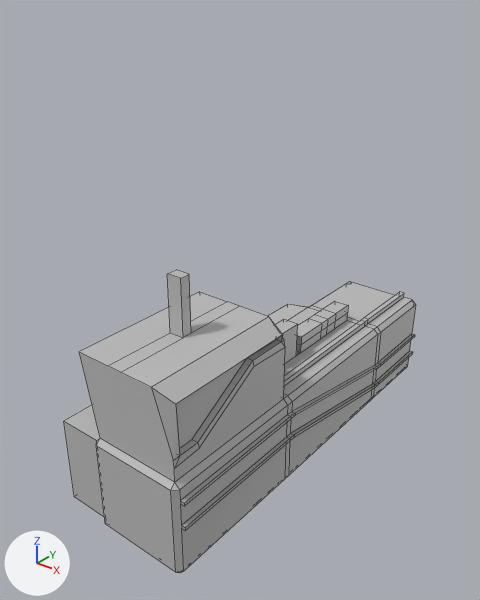
Before and after pictures for a commit that changed the FBX model Assets/Visual/Buildings/Models/Building4.fbx.
Both versions are drawn from a 50 mm camera at (0.0338, -0.0696, 0.0465) aimed at (-0.0037, -0.0227, 0.0174). Every picture has the same lights, and +X, +Y and +Z are marked at lower left. Mesh edges are drawn as thin lines. Where no turn or scale is listed for an object, it has been applied to the vertices.

The scene before the commit, as lines of its bpy script (objects in view):
```python
me_mesh = bpy.data.meshes.new('Mesh')
me_mesh.from_pydata(...)  # 229 vertices, 206 faces; spans x -0.0103..0.0047, y -0.0409..0.0035, z 0.0002..0.0241
me_mesh.materials.append(mat_lambert1)  # grey #bcbcbc
ob_pcube1 = bpy.data.objects.new('pCube1', me_mesh)
ob_pcube1.location = (0.0, 0.0, 0.0)
```
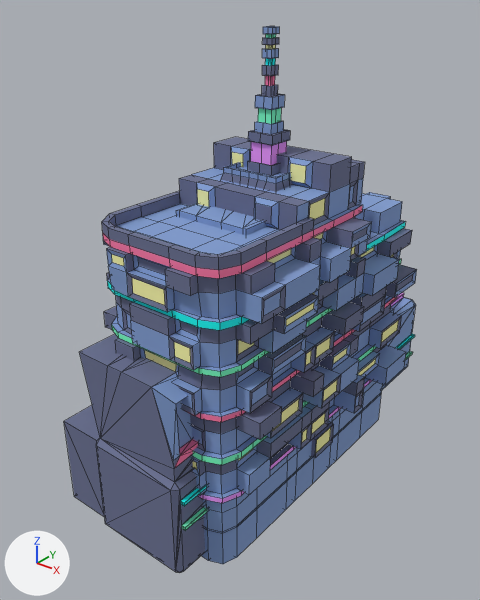
The newer file is also rescaled (x203.4), turned or shifted as a whole; pictures and numbers use the older file's frame.

Edits to the bpy script that builds the scene:
```text
Add mat_material__129:
    mat_material__129 = principled_material('Material #129')
    mat_material__129.base_color = (0.141, 0.161, 0.282)  # blue #697091
    mat_material__129.roughness = 0.859
Change me_mesh:
    remove me_mesh.from_pydata(...)  # 229 vertices, 206 faces; spans x -0.0103..0.0047, y -0.0409..0.0035, z 0.0002..0.0241
    add me_mesh.from_pydata(...)  # 229 vertices, 454 faces; spans x -0.0103..0.0047, y -0.0409..0.0035, z 0.0002..0.0241
    me_mesh part 1: 11 faces spanning x -0.0057..0.0043, y -0.0409..0.0029, z 0.0002..0.0124 switch from mat_lambert1 (grey #bcbcbc) to mat_material__129 (blue #697091)
    add me_mesh.materials.append(mat_material__132)  # blue #819dd1
    add me_mesh.materials.append(mat_material__133)  # cyan #00fffb
    add me_mesh.materials.append(mat_material__128)  # beige #fefcad
    add me_mesh.materials.append(mat_material__136)  # purple #f198ff
    add me_mesh.materials.append(mat_material__134)  # green #7affc7
    add me_mesh.materials.append(mat_material__135)  # pink #ff7aaa
Add ob_box001:
    ob_box001 = bpy.data.objects.new('Box001', me_mesh_1)  # 1978 vertices, 1980 faces; spans x -0.0061..0.0061, y -0.0061..0.0061, z -0.0027..0.043; in mat_building_1 (blue #819dd1), mat_building_2 (blue #697091), mat_lumjaune (beige #fefcad), mat_lumrose (purple #f198ff), mat_lumbleu (cyan #00fffb), mat_lumvert (green #7affc7), mat_lumrouge (pink #ff7aaa)
    ob_box001.location = (0.0, -0.0233, 0.0)
Add ob_box003:
    ob_box003 = bpy.data.objects.new('Box003', me_mesh_002)  # 1941 vertices, 1958 faces; spans x -0.0087..0.0088, y -0.0154..0.0148, z 0.0..0.0329; in mat_building_1 (blue #819dd1), mat_building_2 (blue #697091), mat_lumbleu (cyan #00fffb), mat_lumjaune (beige #fefcad), mat_lumrose (purple #f198ff), mat_lumvert (green #7affc7), mat_lumrouge (pink #ff7aaa)
    ob_box003.location = (0.0, -0.0233, 0.0)
Add ob_box002:
    ob_box002 = bpy.data.objects.new('Box002', me_mesh_001)  # 1207 vertices, 1235 faces; spans x -0.0065..0.0069, y -0.0098..0.0233, z -0.0011..0.0289; in mat_building_1 (blue #819dd1), mat_building_2 (blue #697091), mat_lumjaune (beige #fefcad)
    ob_box002.location = (0.0, -0.0233, 0.0)
```

Location of each change, (x1, y1, x2, y2) in pixels of the pictures (480 x 600 px):
'Box003', added (blue)
    after: (102, 137, 417, 564)
    faces in mat_building_1 (blue #819dd1): (107, 146, 417, 564)
    faces in mat_building_2 (blue #697091): (102, 137, 416, 495)
    faces in mat_lumjaune (beige #fefcad): (112, 152, 398, 469)
    faces in mat_lumrouge (pink #ff7aaa): (103, 205, 397, 422)
    faces in mat_lumvert (green #7affc7): (111, 259, 401, 465)
'pCube1', reshaped
    before: (64, 270, 416, 573)
    after: (64, 293, 416, 573)
'Box001', added (blue)
    after: (220, 26, 293, 192)
    faces in mat_building_2 (blue #697091): (220, 38, 293, 192)
    faces in mat_building_1 (blue #819dd1): (223, 26, 291, 184)
    faces in mat_lumrose (purple #f198ff): (251, 141, 287, 165)
    faces in mat_lumvert (green #7affc7): (258, 34, 281, 124)
'Box002', added (blue)
    after: (176, 203, 334, 458)
    faces in mat_building_1 (blue #819dd1): (176, 203, 267, 235)
    faces in mat_building_2 (blue #697091): (311, 422, 334, 458)
    faces in mat_lumjaune (beige #fefcad): (316, 427, 331, 453)
part 1 of me_mesh, recoloured
    both: (96, 439, 184, 573)
